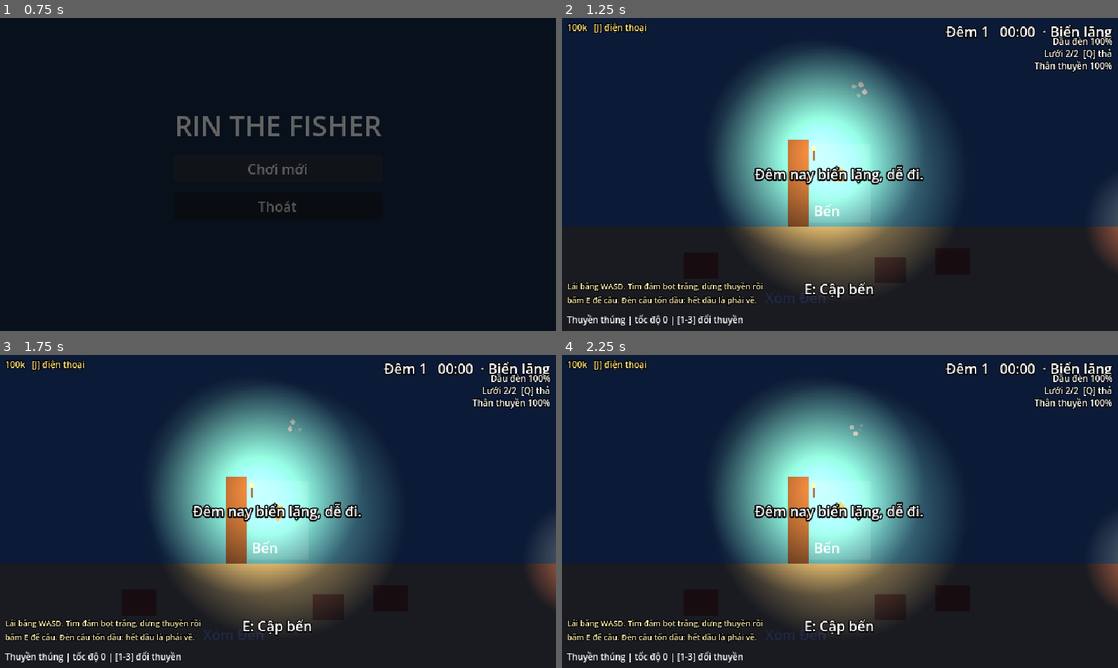
Above: before the commit, frames 1-4 (two rows, left to right).
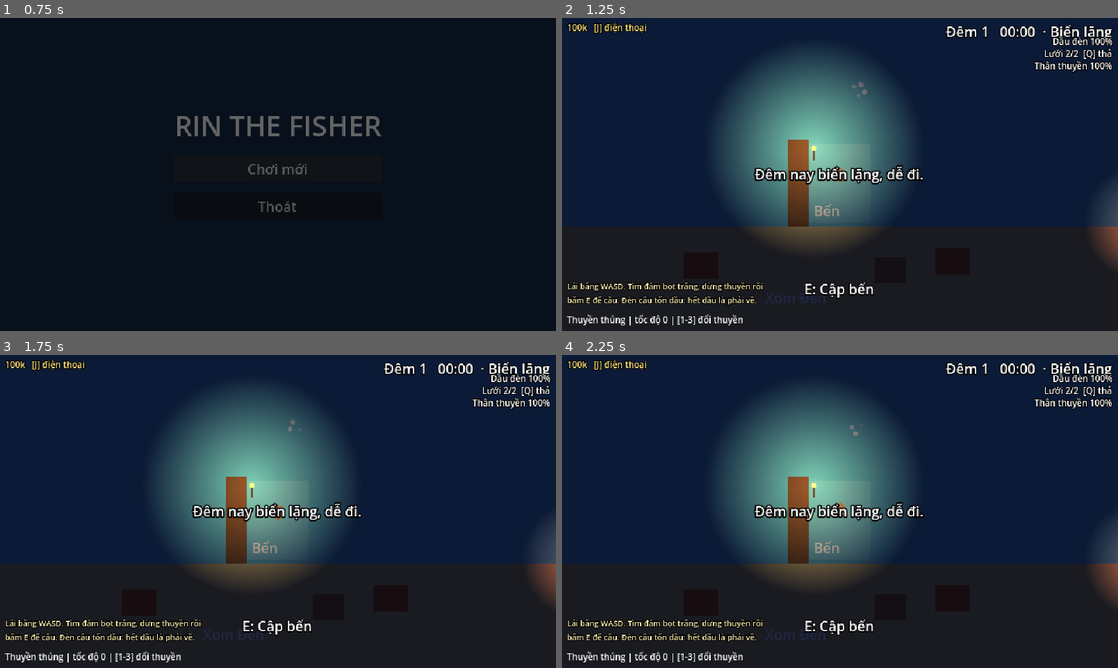
Above: after the commit, the same moments.

Repository: Th1nh2411/tide-then-table
Game: Godot game, scene res://scenes/main_menu/main_menu.tscn
Two runs of this game, one before a commit and one after it. Both use one fixed random seed, a clock stepped at 60 frames per second and the inputs below.
Inputs (mouse positions are in pixels of both pictures, inside the frame that each line leads up to):
- Up to frame 1 (0.75 s): click "Chơi mới" at 0.5 s
- Up to frame 2 (1.25 s): no input
- Up to frame 3 (1.75 s): tap Enter at 1.25 s; move the mouse to (400, 495) at 1.27 s; hold D (turn_right) from 1.28 s (still down); hold Space (cast) from 1.28 s (still down); click (400, 495) at 1.42 s
- Up to frame 4 (2.25 s): release D (turn_right) at 2 s; release Space (cast) at 2 s; drag from (728, 527) to (856, 426) at 2.02 s

Frame 1 is identical in both runs. In frame 2, 22% of the frame differs, in the area x 30-70%, y 14-87%; in frame 3, 22%; in frame 4, 21%.

Commit message:
fix(sea): boat lamp turns off while docked

Diff:
--- a/scenes/sea/boat_lamp.gd
+++ b/scenes/sea/boat_lamp.gd
@@ -3,8 +3,13 @@
 ## The boat's fishing lamp: the only thing that lights the night sea (the
 ## DayTint keeps everything else dark). Its radius shrinks with the lamp oil,
 ## so a low tank also means seeing less; it sputters when nearly empty.
+## Docked = lamp off (it burns no oil there either); the dock light is enough.
 
 @export var oil: LampOil
+## Lamp is off while the boat is at this dock.
+@export var dock: Dock
+## Energy change per second when switching on/off.
+@export var fade_speed: float = 3.0
 ## Light radius in px with a full / empty tank.
 @export var radius_full: float = 150.0
 @export var radius_empty: float = 55.0
@@ -20,6 +25,8 @@
 var _fraction: float = 1.0
 var _time: float = 0.0
 var _base_energy: float = 1.0
+## 0 = off, 1 = on (faded).
+var _on: float = 1.0
 
 
 func _ready() -> void:
@@ -31,10 +38,13 @@
 
 func _process(delta: float) -> void:
 	_time += delta
+	var docked := dock != null and dock.is_boat_inside()
+	_on = move_toward(_on, 0.0 if docked else 1.0, fade_speed * delta)
+	var flicker := 1.0
 	if _fraction < sputter_fraction:
-		energy = _base_energy * (1.0 - sputter_amount * absf(sin(_time * 11.0) * sin(_time * 3.7)))
-	else:
-		energy = _base_energy
+		flicker = 1.0 - sputter_amount * absf(sin(_time * 11.0) * sin(_time * 3.7))
+	energy = _base_energy * flicker * _on
+	visible = _on > 0.0
 
 
 func _on_oil_changed(amount: float, capacity: float) -> void:
--- a/scenes/sea/sea_scene.tscn
+++ b/scenes/sea/sea_scene.tscn
@@ -370,12 +370,13 @@
 position = Vector2(1000, 1100)
 rotation = -1.5708
 
-[node name="Lamp" type="PointLight2D" parent="Boat" node_paths=PackedStringArray("oil")]
+[node name="Lamp" type="PointLight2D" parent="Boat" node_paths=PackedStringArray("oil", "dock")]
 color = Color(1, 0.88, 0.65, 1)
 energy = 1.1
 texture = SubResource("GradientTexture2D_docklight")
 script = ExtResource("34_lamp")
 oil = NodePath("../../LampOil")
+dock = NodePath("../../Dock")
 
 [node name="Dock" type="Area2D" parent="."]
 position = Vector2(1000, 1110)
